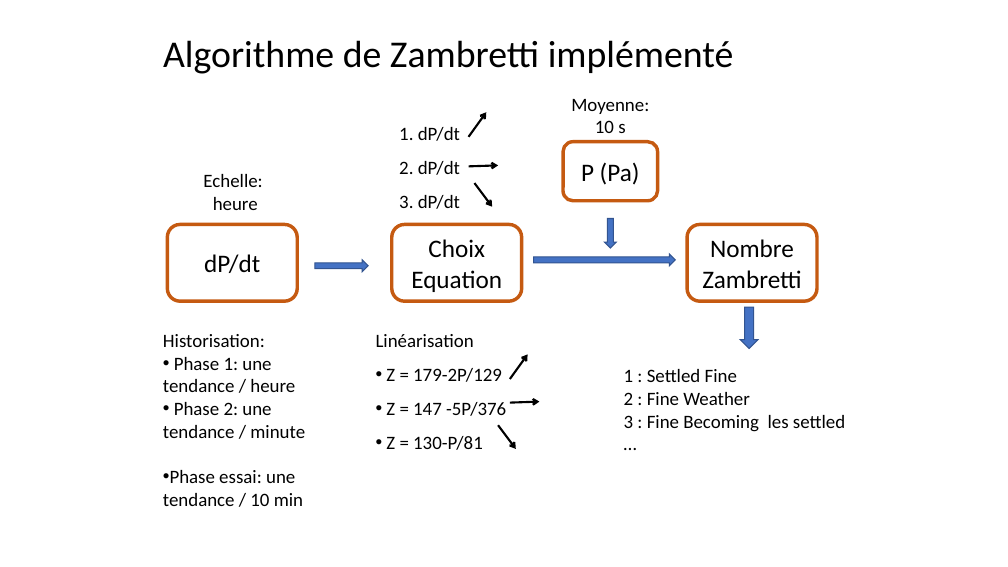
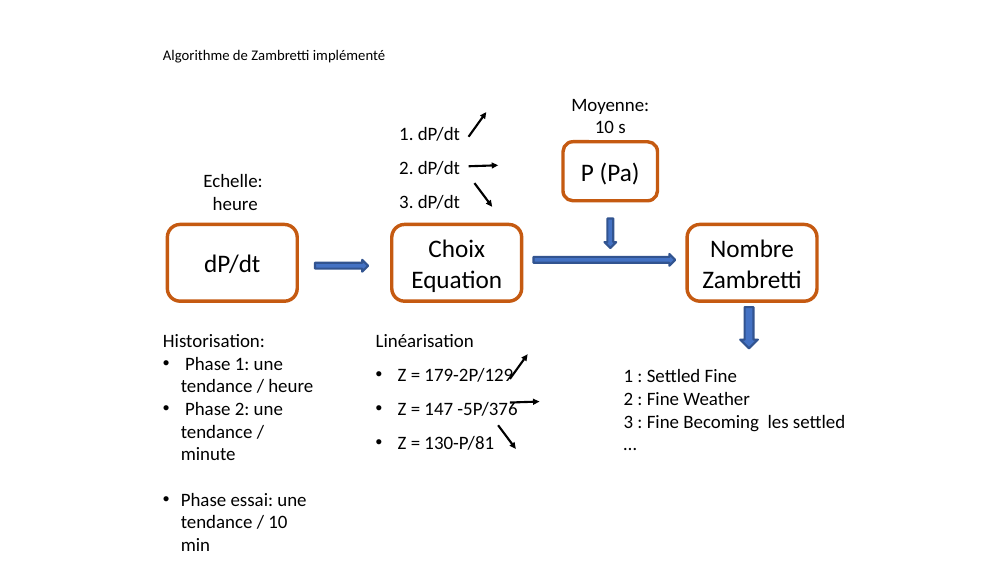
Before and after one commit to jeromelane/WeatherCheckingRpi, a slide deck: slide 13 of weathercheckingrpi/doc/Presentations/projet_meteo_JL_KG_17042019v2.pptx. Drawn at 1008x567 pixels with LibreOffice and Linux fonts; fonts in the diff are those of the drawing. Boxes give left, top, right and bottom in pixels: in the first picture for what was removed or moved away, otherwise in the second. Text is boxed around its words. In the diff, an @@ line names an element or a change of style, - is before the commit and + after.

Commit message:
update presentation

```diff
--- a/weathercheckingrpi/doc/Presentations/projet_meteo_JL_KG_17042019v2.pptx
+++ b/weathercheckingrpi/doc/Presentations/projet_meteo_JL_KG_17042019v2.pptx
@@ text "Algorithme de Zambretti implémenté" at (x1=163, y1=49, x2=385, y2=63): size 36 to 14 pt @@
@@ outline #325491 1 pt to #325491 2 pt; proportions changed in 3 elements at (x1=315, y1=260, x2=368, y2=272), (x1=740, y1=307, x2=758, y2=349), (x1=534, y1=254, x2=675, y2=266) @@
@@ text at (x1=181, y1=357, x2=313, y2=551): indent changed @@
@@ arrow removed from (510, 379) to (528, 355) @@
@@ freeform shape added at (x1=510, y1=354, x2=528, y2=379), outline #000000 2.01 pt @@
@@ text at (x1=398, y1=368, x2=517, y2=450): indent changed @@
```
Also in this commit, not shown: 17 other slides changed, 21 other files.
